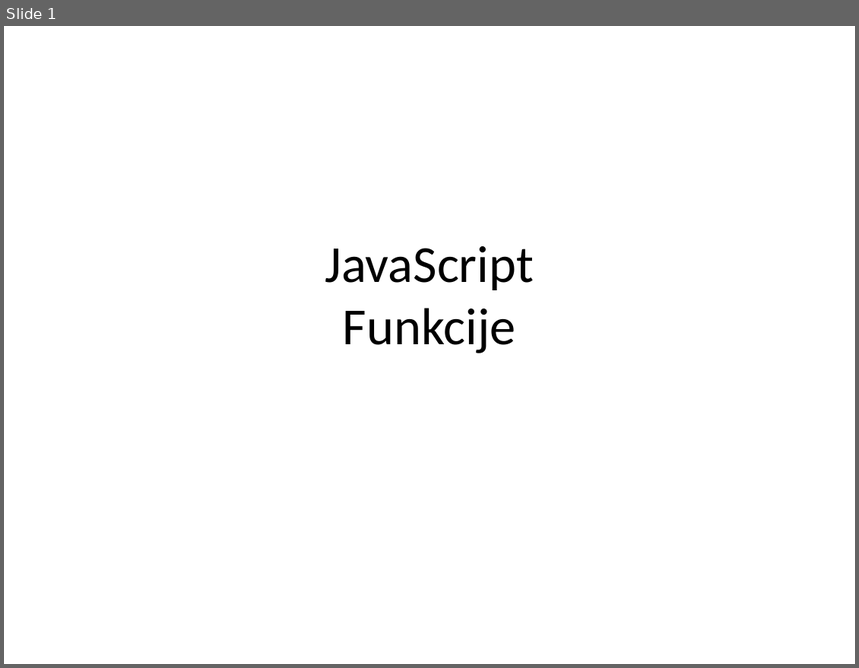
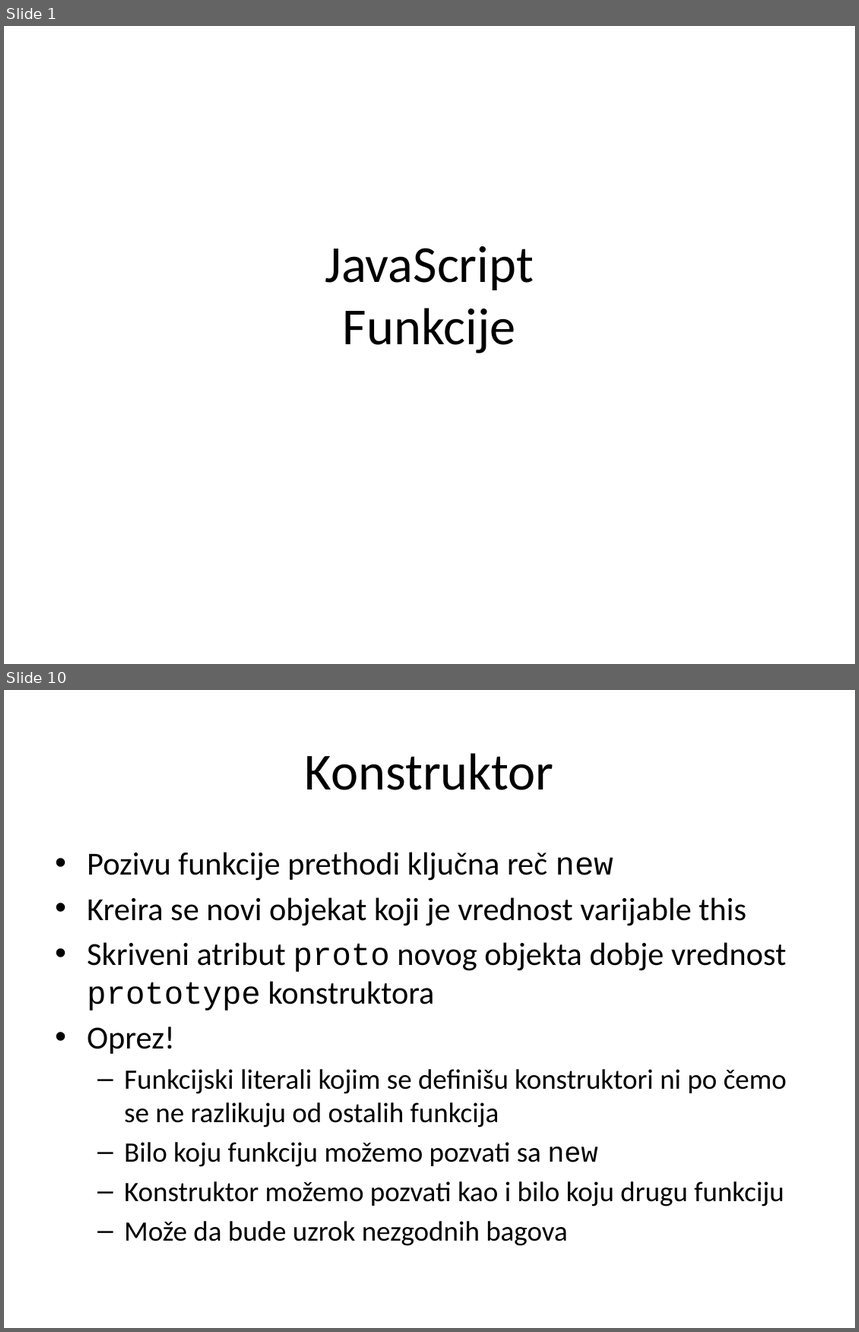
Before and after one commit to XWS2016/JavaScript, a slide deck: 02_Funkcije/JavaScript_02_Funkcije.pptx. Shown one above the other, each under a label of ours: slide 1 before the commit, slides 1 and 10 after it; the slides between them are not shown. The pictures are 859x668 and 859x1332 pixels, drawn with LibreOffice and Linux fonts; fonts in the diff are those of the drawing. Boxes give left, top, right and bottom in pixels: in the first picture for what was removed or moved away, otherwise in the second. Text is boxed around its words. In the diff, an @@ line names an element or a change of style, - is before the commit and + after.

Commit message:
funkcije - predavanja

```diff
--- a/02_Funkcije/JavaScript_02_Funkcije.pptx
+++ b/02_Funkcije/JavaScript_02_Funkcije.pptx
@@ slide 10 added at [4, 690, 855, 1328], background #FFFFFF @@
@@ title added at [305, 753, 554, 790], 44 pt, text #000000 @@
+Konstruktor
@@ text added at [87, 852, 787, 1246], 23.8 pt, text #000000 @@
+• Pozivu funkcije prethodi ključna reč new
+• Kreira se novi objekat koji je vrednost varijable this
+• Skriveni atribut proto novog objekta dobje vrednost prototype konstruktora
+• Oprez!
+  – Funkcijski literali kojim se definišu konstruktori ni po čemo se ne razlikuju od ostalih funkcija
+  – Bilo koju funkciju možemo pozvati sa new
+  – Konstruktor možemo pozvati kao i bilo koju drugu funkciju
+  – Može da bude uzrok nezgodnih bagova
```
Also in this commit, not shown: 2 slides changed, 30 other slides added, 11 slides removed, 13 other files.
